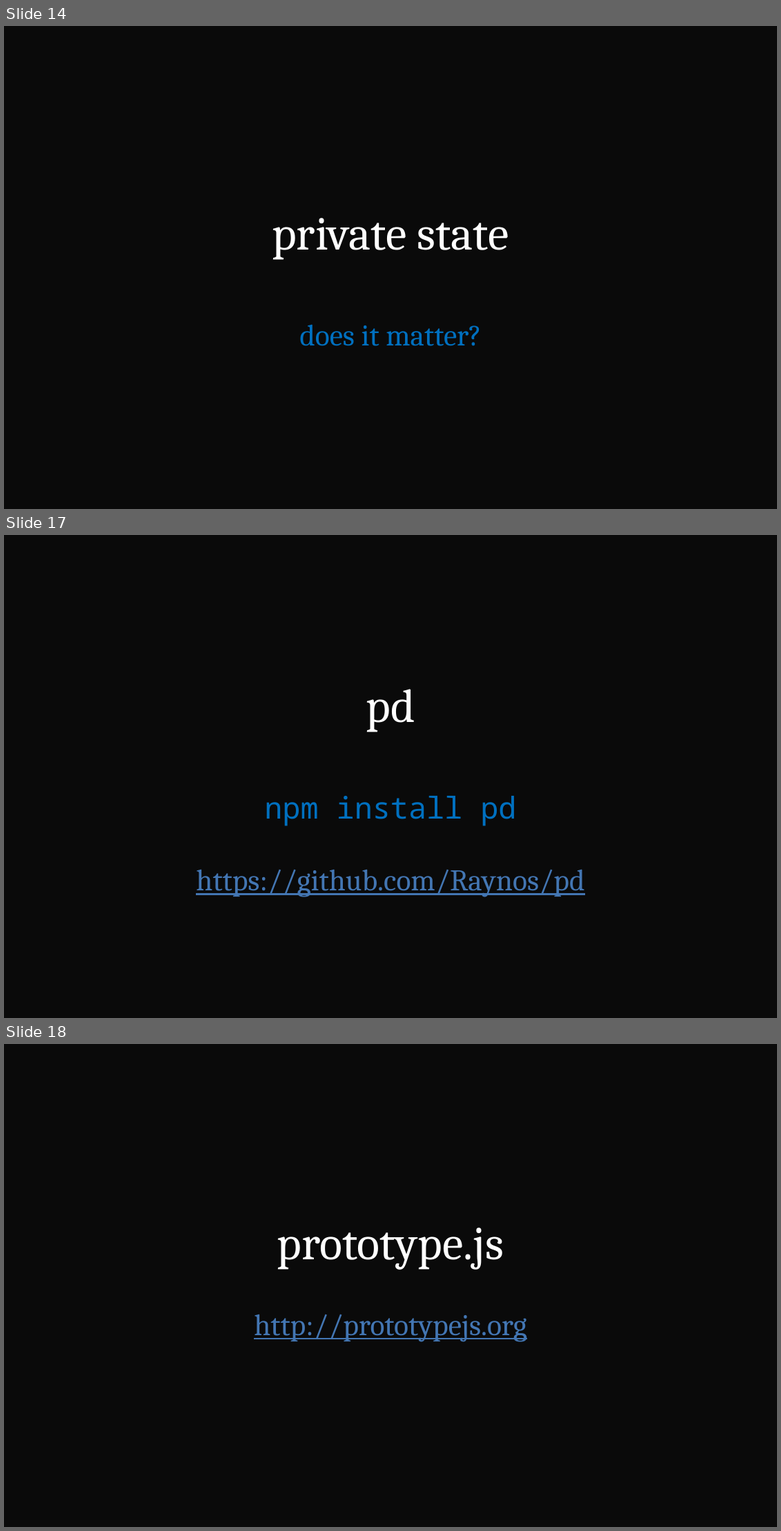
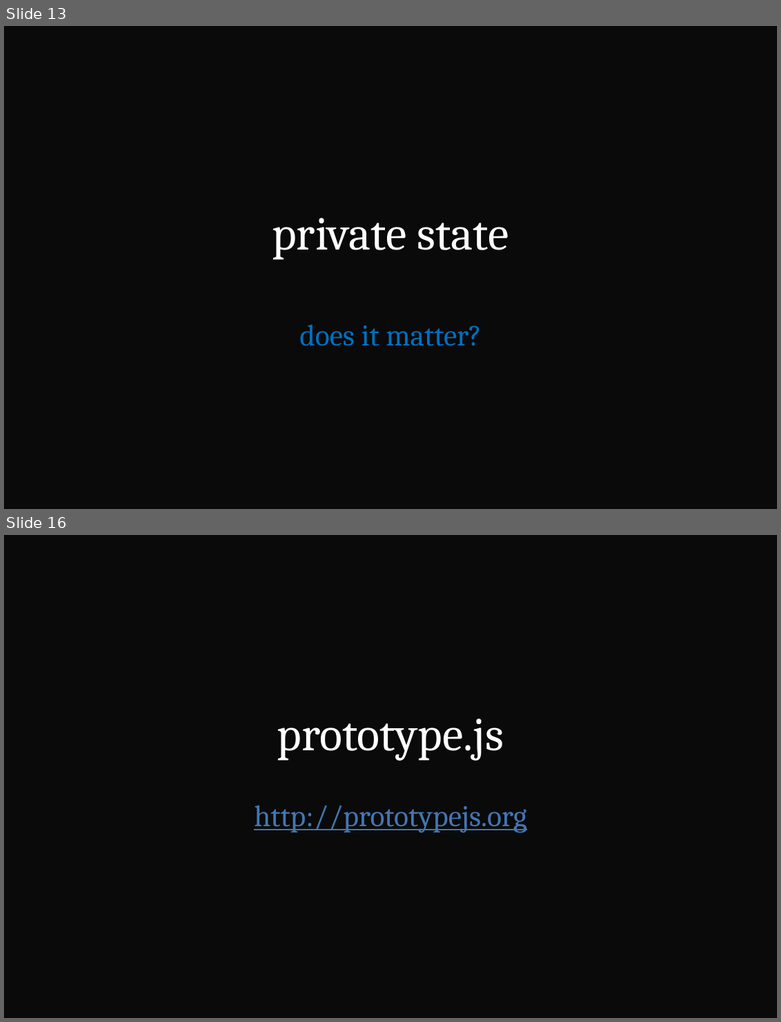
Before and after one commit to kindohm/tccc-jsinheritance, a slide deck: tccc-jsinheritance.pptx. Shown one above the other, each under a label of ours: slides 14, 17 and 18 before the commit, slides 13 and 16 after it; the slides between them are not shown. The pictures are 781x1531 and 781x1022 pixels, drawn with LibreOffice and Linux fonts; fonts in the diff are those of the drawing. Boxes give left, top, right and bottom in pixels: in the first picture for what was removed or moved away, otherwise in the second. Text is boxed around its words. In the diff, an @@ line names an element or a change of style, - is before the commit and + after.

```diff
--- a/tccc-jsinheritance.pptx
+++ b/tccc-jsinheritance.pptx
@@ slide 17 removed at bbox=[4, 535, 777, 1018], background #0A0A0A @@
@@ text removed at bbox=[196, 689, 584, 897] @@
-pd
-npm install pd
-https://github.com/Raynos/pd
@@ what was slide 14 is now slide 13 @@
@@ what was slide 18 is now slide 16 @@
```
Also in this commit, not shown: 8 slides changed, 1 other slide removed, 1 other file.
